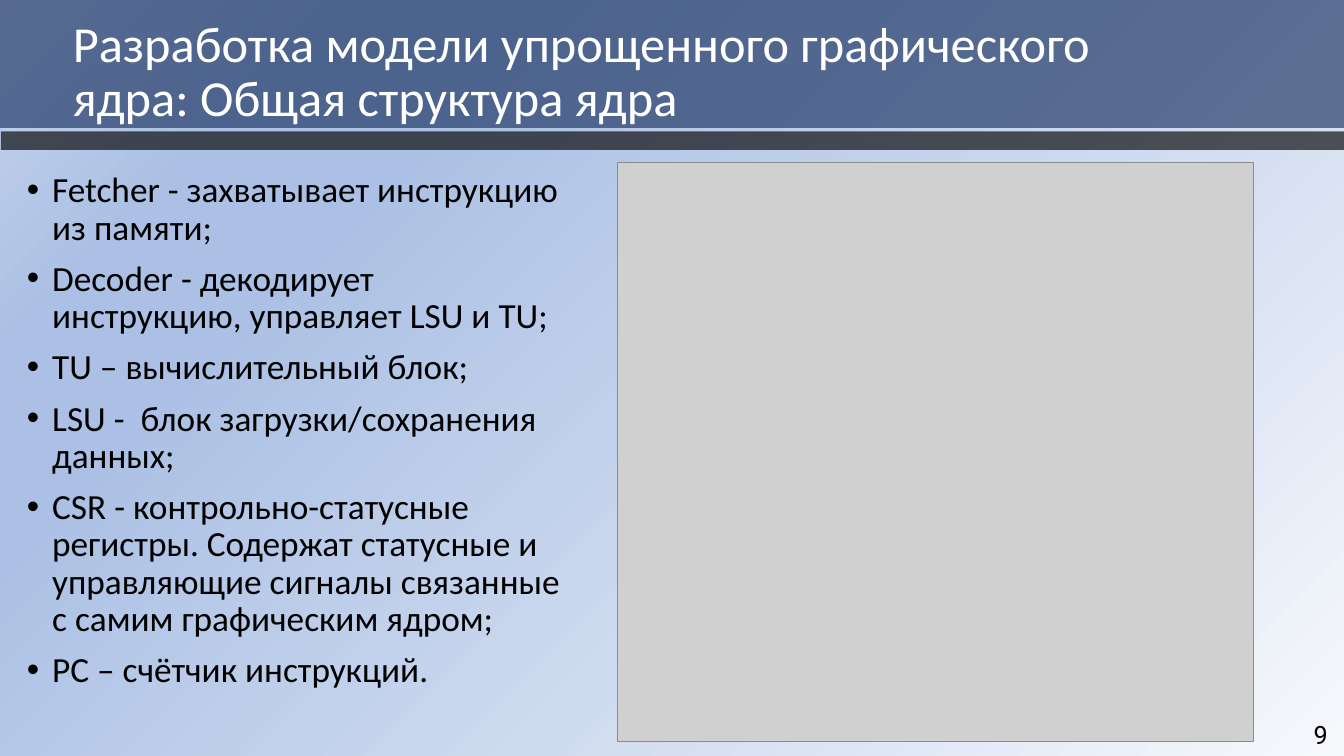
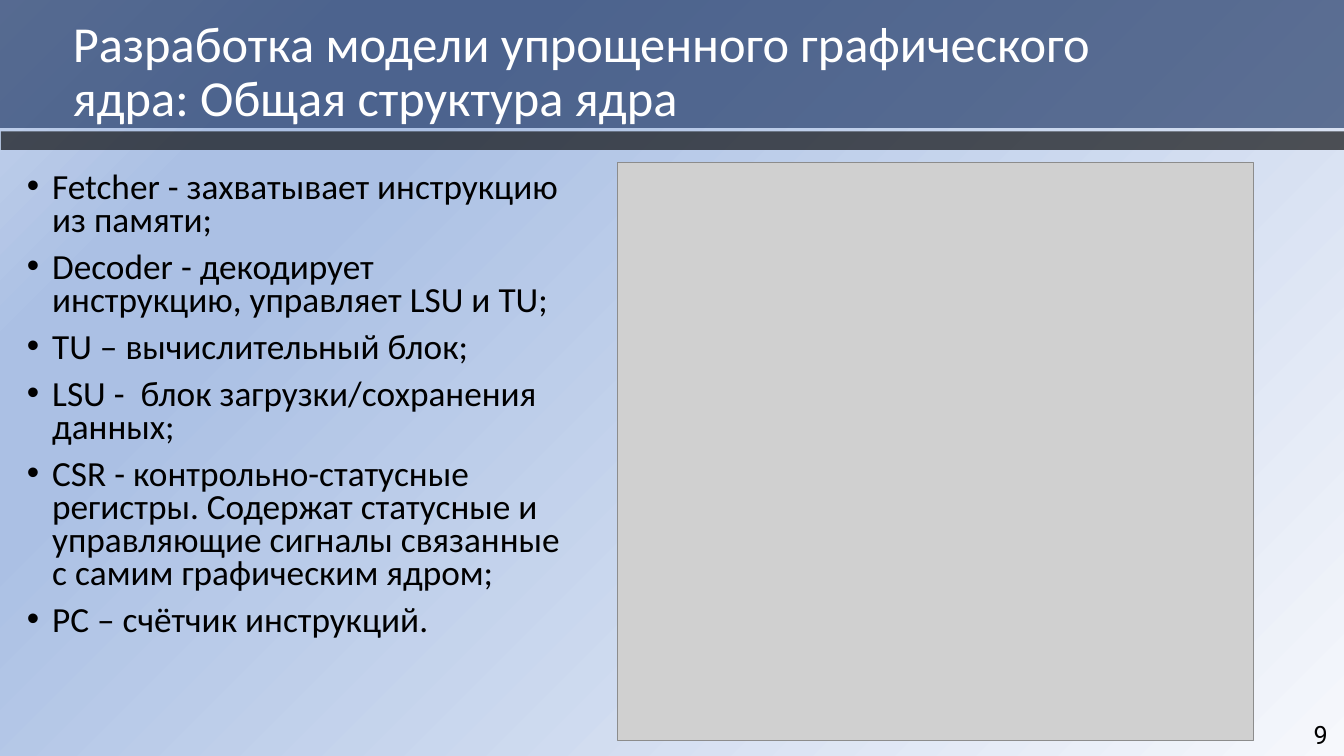
Before and after one commit to HaMeNopeDiot/hardware_gpu, a slide deck: slide 9 of docs/starukhin_dissertation/magister_pres.pptx. Drawn at 1344x756 pixels with LibreOffice and Linux fonts; fonts in the diff are those of the drawing; grey boxes stand for pictures. Boxes give left, top, right and bottom in pixels: in the first picture for what was removed or moved away, otherwise in the second. Text is boxed around its words. In the diff, an @@ line names an element or a change of style, - is before the commit and + after.

```diff
--- a/docs/starukhin_dissertation/magister_pres.pptx
+++ b/docs/starukhin_dissertation/magister_pres.pptx
@@ text "Fetcher - захватывает инструкцию из ..." at <box>52,174,560,638</box>: line spacing 0.88 to 0.78 @@
```
Also in this commit, not shown: 5 other slides changed, 8 other files.
